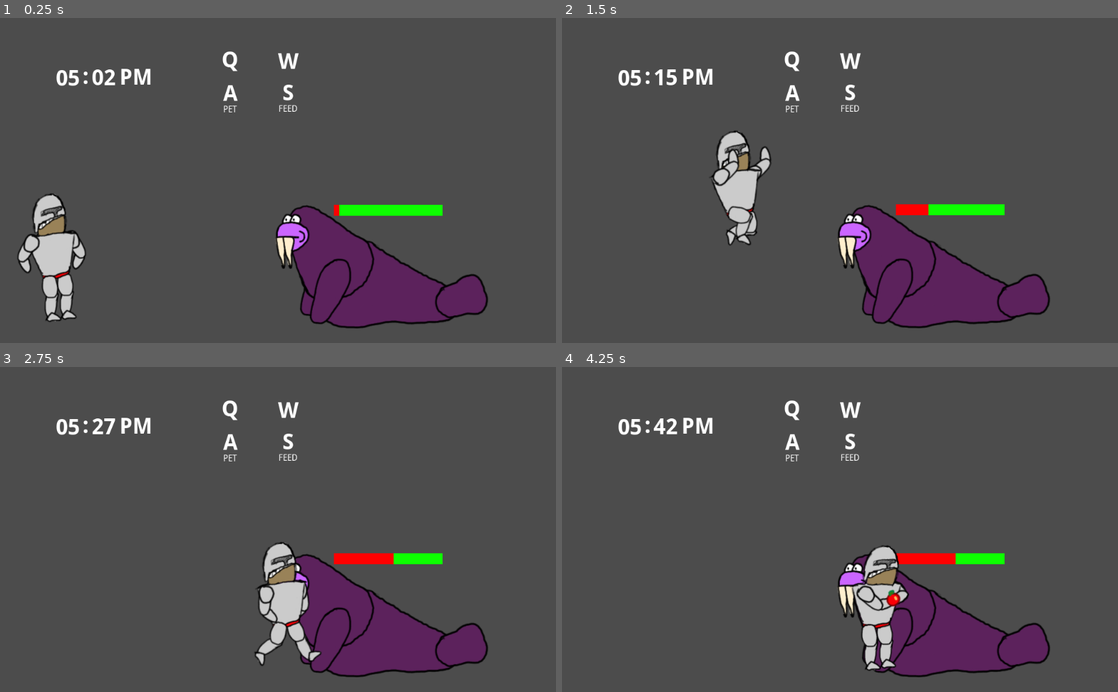
Above: before the commit, frames 1-4 (two rows, left to right).
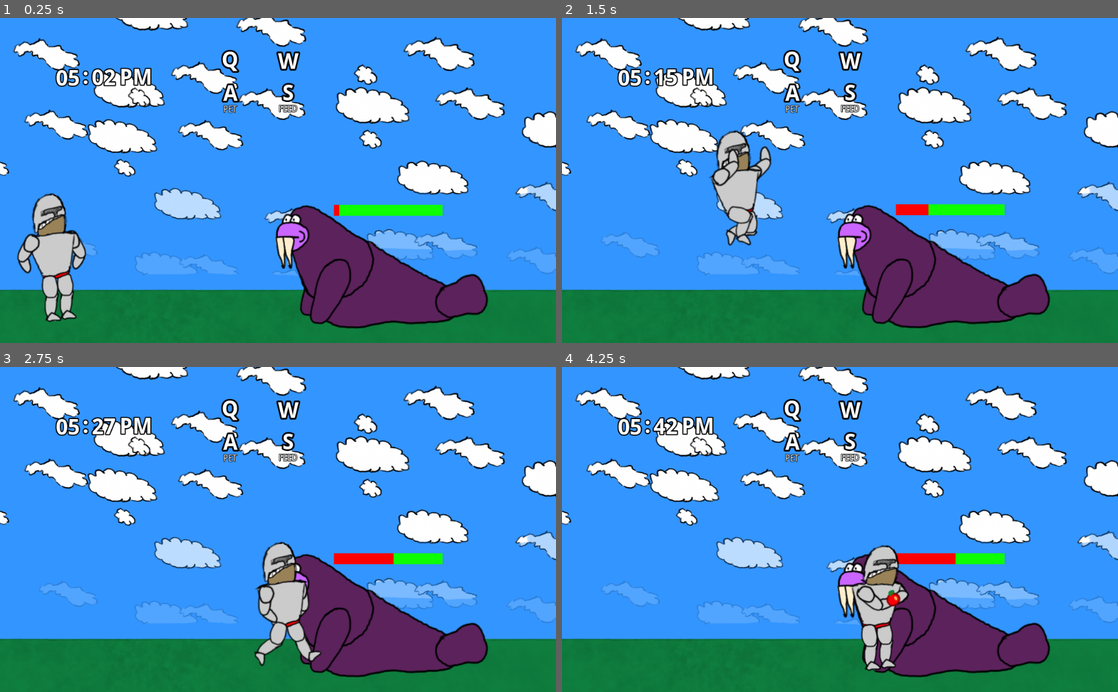
Above: after the commit, the same moments.

Repository: Wall-Dough/unstable
Game: Godot game, scene res://level/Level.tscn
Two runs of this game, one before a commit and one after it. Both use one fixed random seed, a clock stepped at 60 frames per second and the inputs below.
Inputs:
- Up to frame 1 (0.25 s): no input
- Up to frame 2 (1.5 s): hold Right (move_right) 0.53-1.28 s; hold S (give) 0.53-1.28 s; tap Up (jump) at 0.77 s; hold A (kick_left) from 1.28 s (still down); tap S (give) at 1.35 s
- Up to frame 3 (2.75 s): tap Up (jump) at 1.52 s; release A (kick_left) at 2.03 s; hold Right (move_right) from 2.03 s (still down); hold S (give) from 2.03 s (still down)
- Up to frame 4 (4.25 s): release S (give) at 2.78 s; tap S (give) at 2.85 s; tap Up (jump) at 3.02, 3.77 s; release Right (move_right) at 3.53 s; hold A (kick_left) from 3.53 s (still down); hold S (give) from 3.53 s (still down)

The runs differ from the first frame. In frame 1, 88% of the frame differs, in the area x 0-100%, y 0-100%; in frame 2, 89%; in frame 3, 89%; in frame 4, 90%.

Commit message:
Add background

Diff:
--- a/controls/Controls.tscn
+++ b/controls/Controls.tscn
@@ -6,9 +6,13 @@
 
 [sub_resource type="DynamicFont" id=1]
 size = 41
+outline_size = 3
+outline_color = Color( 0, 0, 0, 1 )
 font_data = ExtResource( 1 )
 
 [sub_resource type="DynamicFont" id=2]
+outline_size = 1
+outline_color = Color( 0, 0, 0, 1 )
 font_data = ExtResource( 2 )
 
 [node name="Controls" type="Control"]
--- a/level/Level.tscn
+++ b/level/Level.tscn
@@ -7,6 +7,7 @@
 [ext_resource path="res://controls/Controls.tscn" type="PackedScene" id=5]
 [ext_resource path="res://fonts/droid-sans/DroidSans-Bold.ttf" type="DynamicFontData" id=6]
 [ext_resource path="res://level/time.gd" type="Script" id=7]
+[ext_resource path="res://images/background.png" type="Texture" id=8]
 
 [sub_resource type="RectangleShape2D" id=1]
 extents = Vector2( 1000, 50 )
@@ -16,10 +17,30 @@
 
 [sub_resource type="DynamicFont" id=3]
 size = 40
+outline_size = 2
+outline_color = Color( 0, 0, 0, 1 )
 font_data = ExtResource( 6 )
 
 [node name="Level" type="Node2D"]
 script = ExtResource( 3 )
+
+[node name="background" type="Node2D" parent="."]
+
+[node name="transparent" type="Node2D" parent="background"]
+position = Vector2( 41.9618, 123.325 )
+scale = Vector2( 0.655898, 0.655898 )
+
+[node name="Polygon2D" type="Polygon2D" parent="background"]
+position = Vector2( -175.489, -83.001 )
+scale = Vector2( 0.75, 0.75 )
+color = Color( 0.203922, 0.588235, 1, 1 )
+polygon = PoolVector2Array( 0, 0, 3000, 0, 3000, 3000, 0, 3000 )
+
+[node name="overlay" type="Polygon2D" parent="background/Polygon2D"]
+position = Vector2( -3.1954, -1.84027 )
+scale = Vector2( 0.655898, 0.655898 )
+texture = ExtResource( 8 )
+polygon = PoolVector2Array( 0, 0, 3000, 0, 3000, 3000, 0, 3000 )
 
 [node name="Monster" parent="." instance=ExtResource( 1 )]
 position = Vector2( 682.919, 478.908 )
@@ -84,6 +105,9 @@
 custom_fonts/font = SubResource( 3 )
 text = "17"
 align = 2
+__meta__ = {
+"_edit_use_anchors_": false
+}
 
 [node name="colon" type="Label" parent="time"]
 margin_left = 49.7846
Binary file added: images/background.png
Not shown: 1 places in level/Level.tscn that only renumber resources
Not shown, added: images/background.kra
